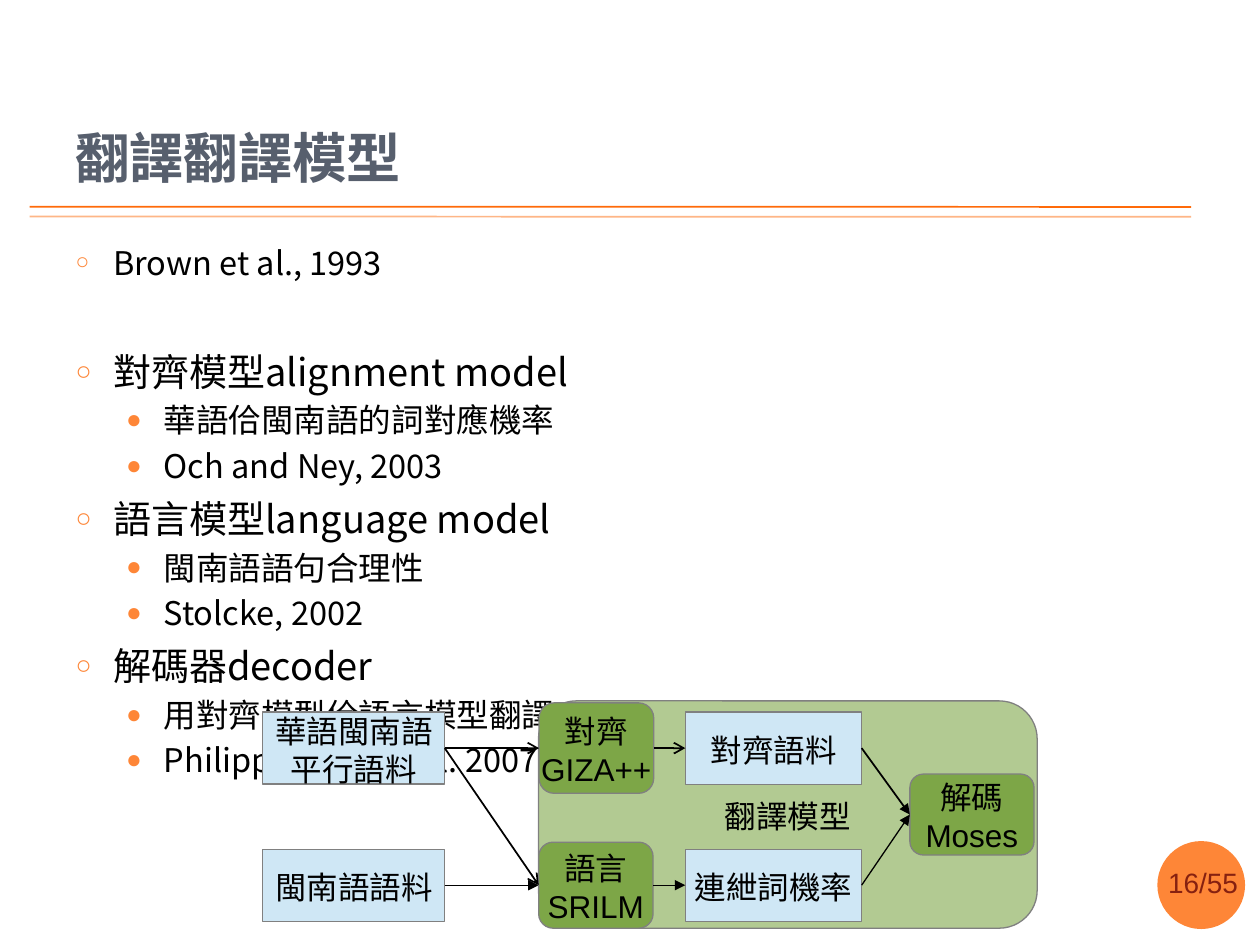
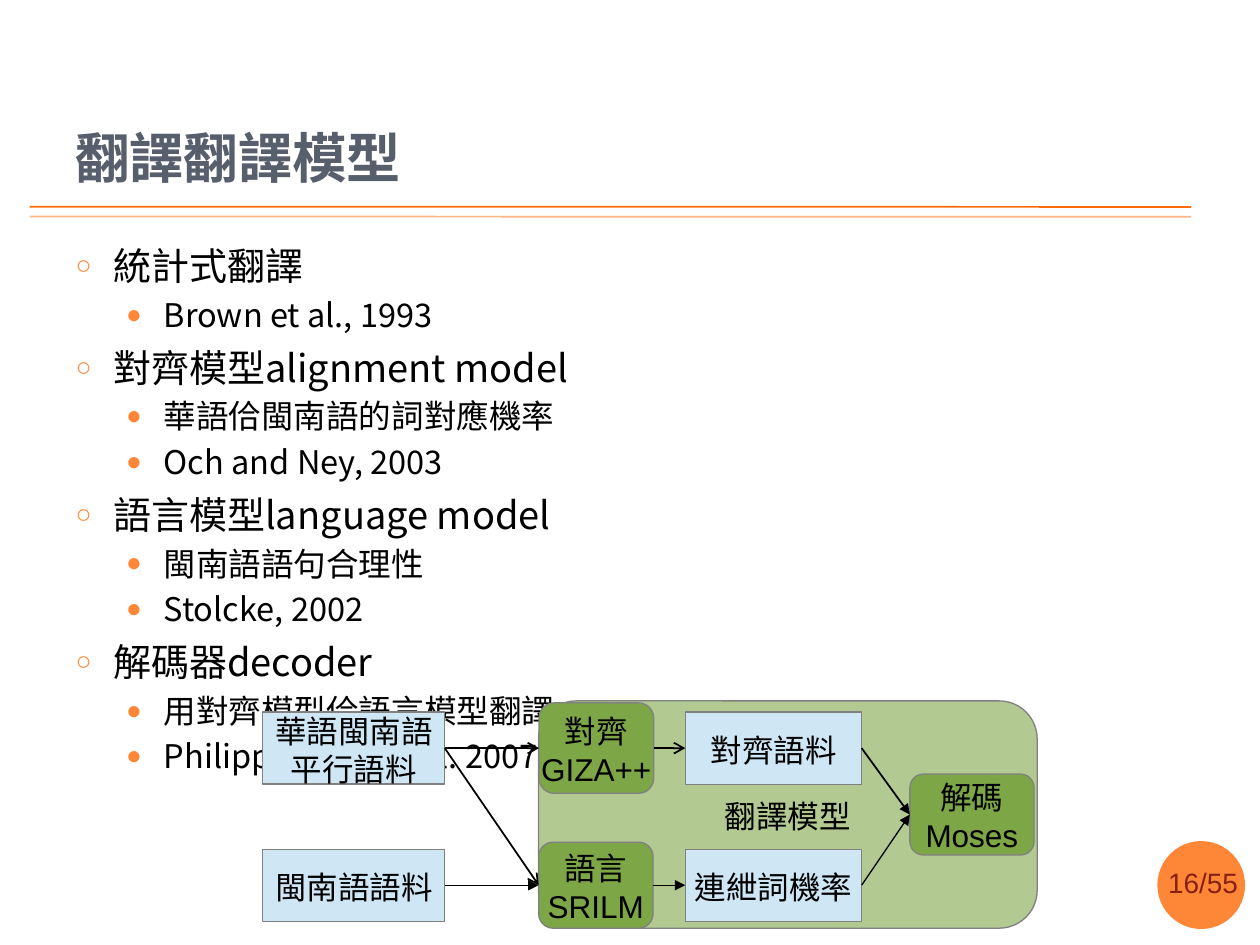
Before and after one commit to sih4sing5hong5/po3-ko3_tau5-iann2-phinn3, a slide deck: slide 16 of 翻譯報告.pptx. Drawn at 1260x945 pixels with LibreOffice and Linux fonts; fonts in the diff are those of the drawing; background and template pictures are left out. Boxes give left, top, right and bottom in pixels: in the first picture for what was removed or moved away, otherwise in the second. Text is boxed around its words. In the diff, an @@ line names an element or a change of style, - is before the commit and + after.

```diff
--- a/翻譯報告.pptx
+++ b/翻譯報告.pptx
@@ text at box(113, 248, 303, 283): paragraph added @@
+○ 統計式翻譯
@@ text at box(164, 301, 432, 333): bullet ○ to ●; less space between paragraphs @@
```
Also in this commit, not shown: 11 other slides changed, 2 slides removed.
